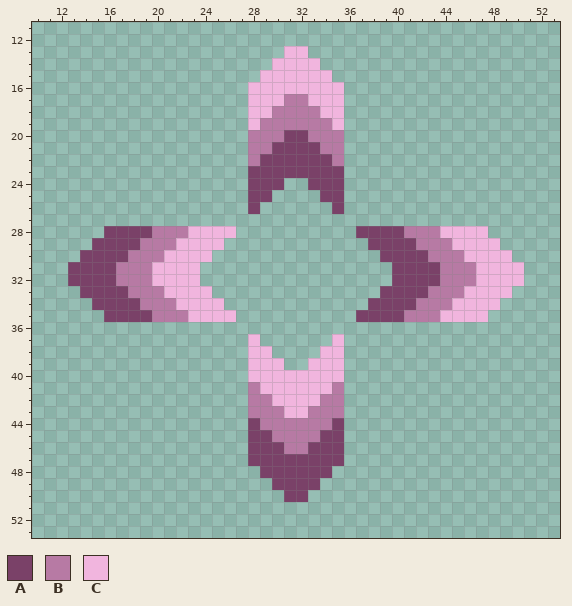
A pixel-art sprite gets an edit: sprites/blocks/production/11b-01-steady-drill-rotator.png. The first picture shows the starting point.
The file is 64x64 pixels. Shown: x 10..53, y 11..53.
Palette (. is transparent): A #7a4168  B #b77aa4  C #f1b5de
Pixels before, first column x 13:
13 ..................CC..................
14 .................CCCC.................
15 ................CCCCCC................
16 ...............CCCCCCCC...............
17 ...............CCCBBCCC...............
18 ...............CCBBBBCC...............
19 ...............CBBBBBBC...............
20 ...............BBBAABBB...............
21 ...............BBAAAABB...............
22 ...............BAAAAAAB...............
23 ...............AAAAAAAA...............
24 ...............AAA..AAA...............
25 ...............AA....AA...............
26 ...............A......A...............
27 ......................................
28 ...AAAABBBCCCC..........AAAABBBCCCC...
29 ..AAAABBBCCCC............AAAABBBCCCC..
30 .AAAABBBCCCC..............AAAABBBCCCC.
31 AAAABBBCCCC................AAAABBBCCCC
32 AAAABBBCCCC................AAAABBBCCCC
33 .AAAABBBCCCC..............AAAABBBCCCC.
34 ..AAAABBBCCCC............AAAABBBCCCC..
35 ...AAAABBBCCCC..........AAAABBBCCCC...
36 ......................................
37 ...............C......C...............
38 ...............CC....CC...............
39 ...............CCC..CCC...............
40 ...............CCCCCCCC...............
41 ...............BCCCCCCB...............
42 ...............BBCCCCBB...............
43 ...............BBBCCBBB...............
44 ...............ABBBBBBA...............
45 ...............AABBBBAA...............
46 ...............AAABBAAA...............
47 ...............AAAAAAAA...............
48 ................AAAAAA................
49 .................AAAA.................
50 ..................AA..................
New version:
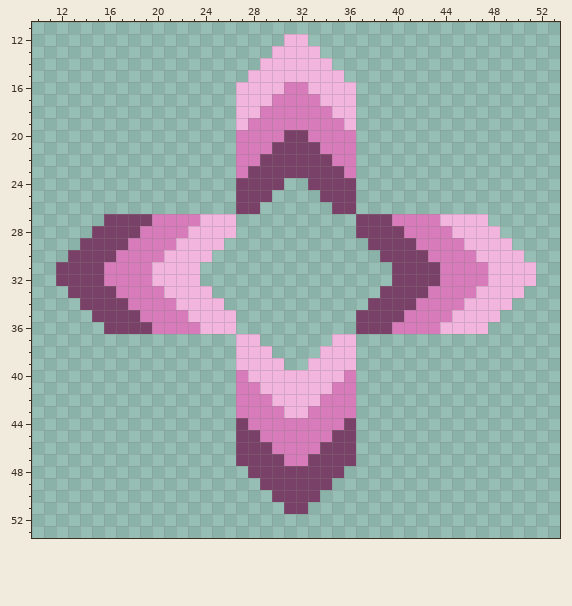
Change:
colour B: #b77aa4 -> #d77bba
Changed rows in their new state; - is a pixel that keeps its letter.
first column x 12:
12 -------------------CC-------------------
13 ------------------C--C------------------
14 -----------------C----C-----------------
15 ----------------C------C----------------
16 ---------------C---BB---C---------------
17 ---------------C--B--B--C---------------
18 ---------------C-B----B-C---------------
19 ---------------CB------BC---------------
20 ---------------B--------B---------------
21 ---------------B--------B---------------
22 ---------------B--------B---------------
23 ---------------B--------B---------------
24 ---------------A--------A---------------
25 ---------------A--------A---------------
26 ---------------A--------A---------------
27 ----AAAABBBBCCC----------AAABBBBCCCC----
28 ---A---B------------------------B---C---
29 --A---B--------------------------B---C--
30 -A---B----------------------------B---C-
31 A---B------------------------------B---C
32 A---B------------------------------B---C
33 -A---B----------------------------B---C-
34 --A---B--------------------------B---C--
35 ---A---B------------------------B---C---
36 ----AAAABBBBCCC----------AAABBBBCCCC----
37 ---------------C--------C---------------
38 ---------------C--------C---------------
39 ---------------C--------C---------------
40 ---------------B--------B---------------
41 ---------------B--------B---------------
42 ---------------B--------B---------------
43 ---------------B--------B---------------
44 ---------------AB------BA---------------
45 ---------------A-B----B-A---------------
46 ---------------A--B--B--A---------------
47 ---------------A---BB---A---------------
48 ----------------A------A----------------
49 -----------------A----A-----------------
50 ------------------A--A------------------
51 -------------------AA-------------------
Pixel boxes of the changes (left, top, right, bottom) in both pictures:
changed: (56, 34, 536, 514)
